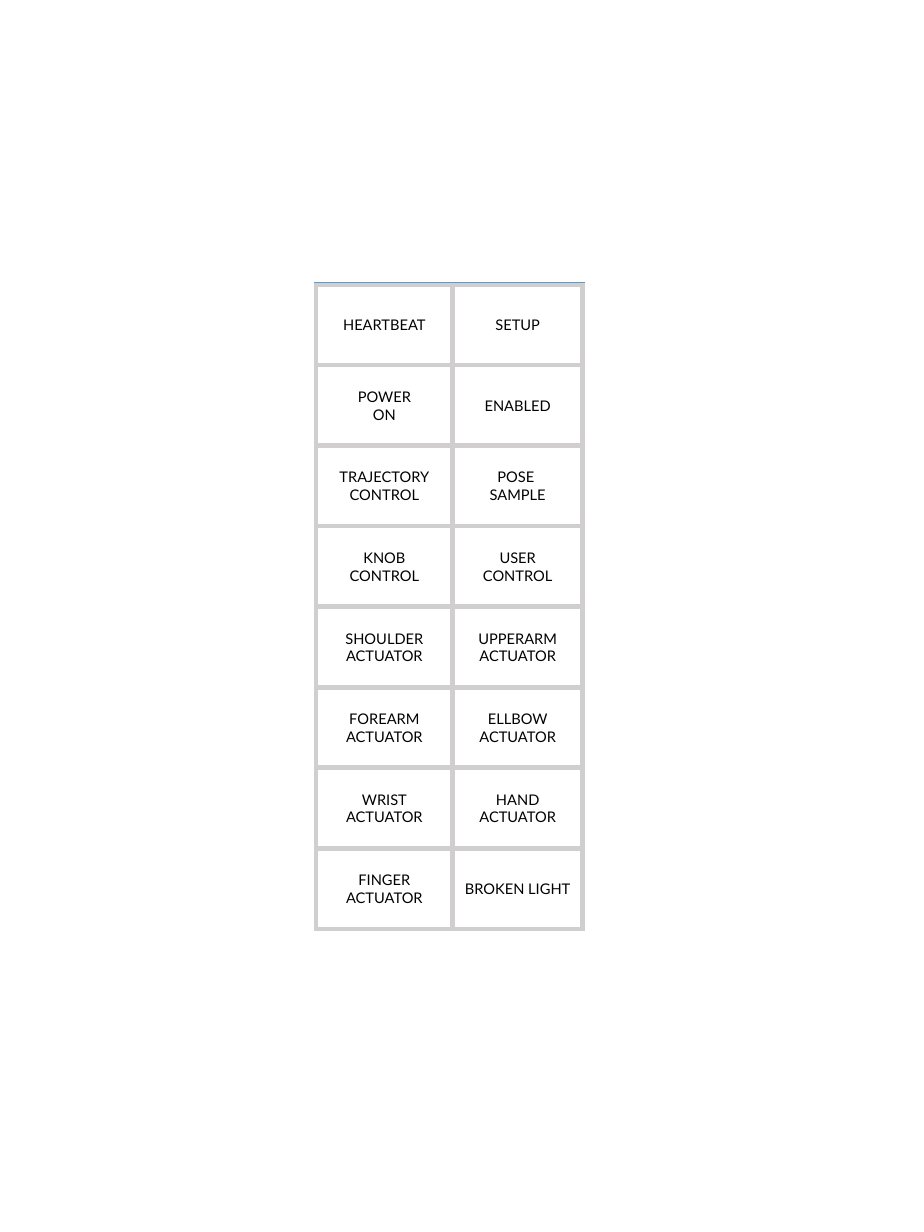
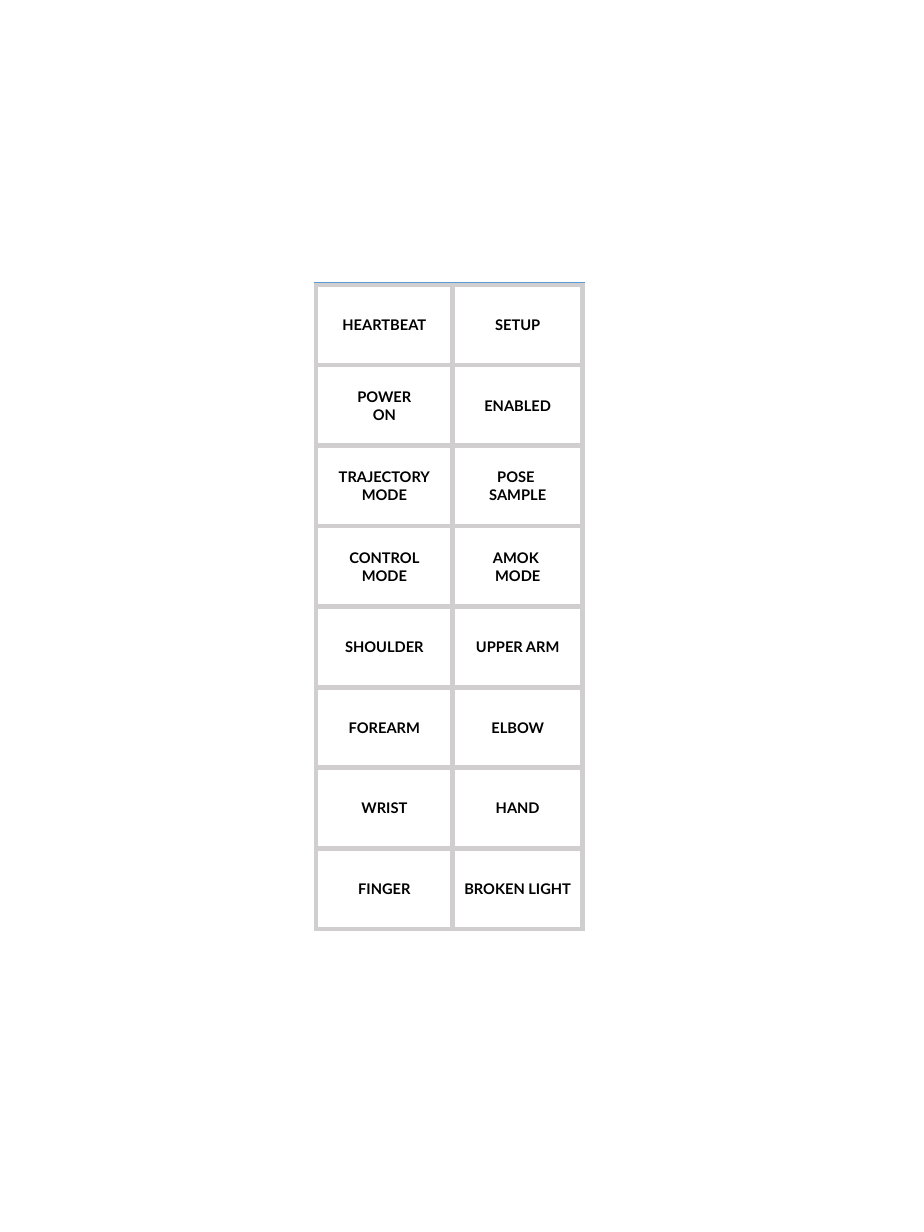
Before and after one commit to goergch/Walter, a slide deck: slide 1 of cad/Walter-Lettering.pptx. Drawn at 924x1232 pixels with LibreOffice and Linux fonts; fonts in the diff are those of the drawing. Boxes give left, top, right and bottom in pixels: in the first picture for what was removed or moved away, otherwise in the second. Text is boxed around its words. In the diff, an @@ line names an element or a change of style, - is before the commit and + after.

```diff
--- a/cad/Walter-Lettering.pptx
+++ b/cad/Walter-Lettering.pptx
@@ text in rectangle at (339, 471, 430, 482): bold on in "TRAJECTORY" @@
@@ text in rectangle at (362, 489, 407, 500): text changed; bold on @@
-CONTROL
+MODE
@@ text in rectangle at (349, 552, 419, 563): bold on in "CONTROL" @@
@@ text in rectangle at (363, 552, 405, 563): paragraph removed @@
-KNOB
@@ text in rectangle at (493, 552, 540, 581): text changed; bold on @@
-USER
-CONTROL
+AMOK
+MODE
@@ text in rectangle at (362, 570, 407, 581): paragraph added @@
+MODE
@@ text in rectangle at (346, 650, 423, 661): paragraph removed @@
-ACTUATOR
@@ text in rectangle at (476, 641, 559, 652): text changed; bold on @@
-UPPERARM
-ACTUATOR
+UPPER ARM
@@ text in rectangle at (346, 731, 423, 742): paragraph removed @@
-ACTUATOR
@@ text in rectangle at (491, 722, 544, 733): text changed; bold on @@
-ELLBOW
-ACTUATOR
+ELBOW
@@ text in rectangle at (346, 811, 423, 822): paragraph removed @@
-ACTUATOR
@@ text in rectangle at (479, 811, 556, 822): paragraph removed @@
-ACTUATOR
@@ bold on in 11 elements at (318, 286, 451, 363), (454, 286, 581, 363), (318, 367, 451, 444), (454, 367, 581, 444), (454, 447, 581, 524), (454, 850, 581, 928), (318, 608, 451, 686), (318, 689, 451, 766), (318, 769, 451, 847), (454, 769, 581, 847), (318, 850, 451, 928) @@
@@ text in rectangle at (346, 892, 423, 903): paragraph removed @@
-ACTUATOR
```
Also in this commit, not shown: 11 other files.
